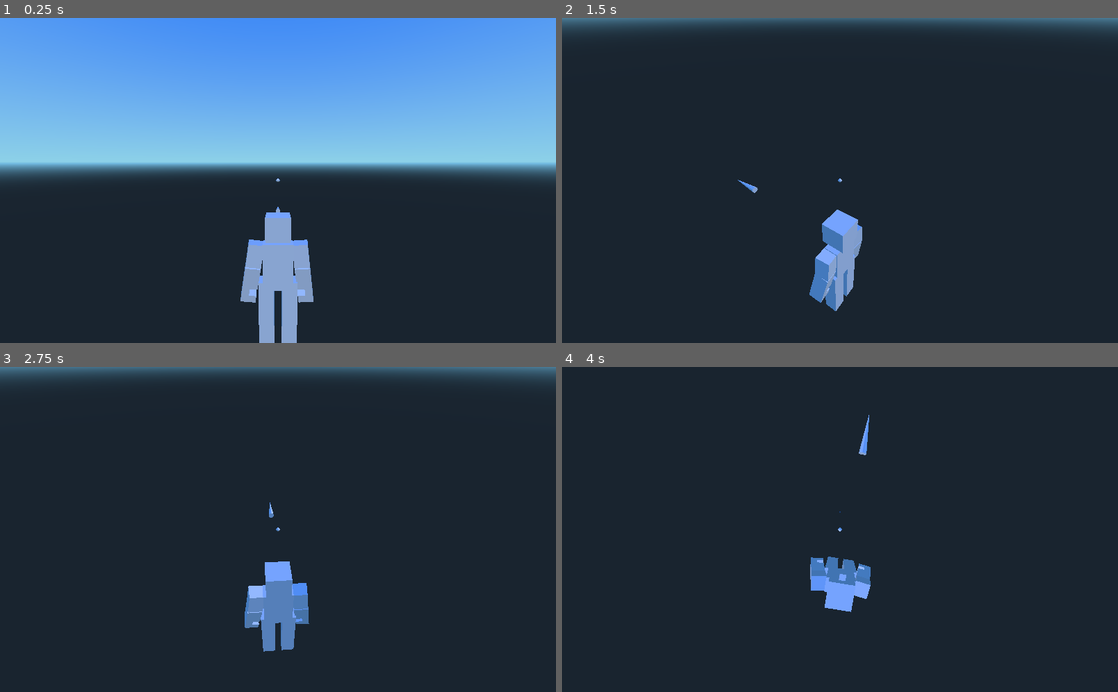
Above: before the commit, frames 1-4 (two rows, left to right).
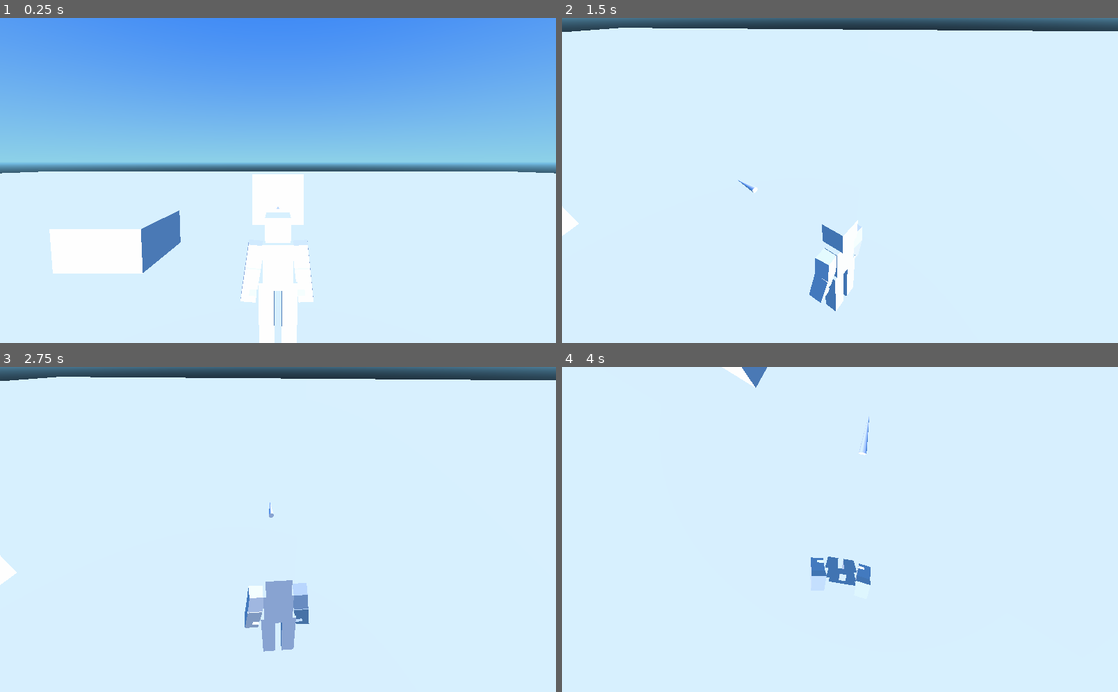
Above: after the commit, the same moments.

Repository: romlok/godot-tools
Game: Godot game, scene res://models/boxguy/demo.tscn
Same seed, same stepped clock (60 frames per second), same inputs: the game is played once before the commit and once after it. The project has no main scene, so this scene is started directly.
Inputs (mouse positions are in pixels of both pictures, inside the frame that each line leads up to):
- Up to frame 1 (0.25 s): no input
- Up to frame 2 (1.5 s): tap Enter at 0.5 s; move the mouse to (962, 164) at 0.52 s; press the mouse at (962, 164) at 0.53 s; hold D (pan_right) 0.53-1.28 s; tap Space at 1.25 s; move the mouse to (812, 180) at 1.27 s; release the mouse at (812, 180) at 1.28 s; hold W (pan_forward) from 1.28 s (still down); right-click (812, 180) at 1.35 s
- Up to frame 3 (2.75 s): move the mouse to (333, 458) at 2.02 s; release W (pan_forward) at 2.03 s; press the mouse at (333, 458) at 2.03 s; hold D (pan_right) from 2.03 s (still down)
- Up to frame 4 (4 s): move the mouse to (834, 536) at 2.77 s; release D (pan_right) at 2.78 s; release the mouse at (834, 536) at 2.78 s; hold W (pan_forward) 2.78-3.53 s; right-click (834, 536) at 2.85 s; move the mouse to (1006, 578) at 3.52 s; press the mouse at (1006, 578) at 3.53 s; hold A (pan_left) from 3.53 s (still down)

The runs differ from the first frame. In frame 1, 53% of the frame differs, in the area x 0-100%, y 47-100%; in frame 2, 96%; in frame 3, 96%; in frame 4, 99%, in the area x 0-100%, y 0-100%.
Error in both runs: Invalid call. Nonexistent function 'set_bone_global_pose' in base 'Skeleton'. (res://addons/followother/LookAtOther.gd:109)

Commit message:
Add some terrain to Boxguy demo scene

Diff:
--- a/models/boxguy/demo.tscn
+++ b/models/boxguy/demo.tscn
@@ -32,9 +32,32 @@
 rings = 32
 is_hemisphere = false
 
+[sub_resource type="PlaneShape" id=4]
+
+plane = Plane( 0, 1, 0, 0 )
+
+[sub_resource type="PlaneMesh" id=5]
+
+custom_aabb = AABB( 0, 0, 0, 0, 0, 0 )
+size = Vector2( 128, 128 )
+subdivide_width = 0
+subdivide_depth = 0
+
+[sub_resource type="BoxShape" id=6]
+
+extents = Vector3( 1, 1, 1 )
+
+[sub_resource type="CubeMesh" id=7]
+
+custom_aabb = AABB( 0, 0, 0, 0, 0, 0 )
+size = Vector3( 2, 2, 2 )
+subdivide_width = 0
+subdivide_height = 0
+subdivide_depth = 0
+
 [node name="DemoScene" type="Spatial" index="0"]
 
-[node name="KinematicBody" type="KinematicBody" parent="." index="0"]
+[node name="Player" type="KinematicBody" parent="." index="0"]
 
 transform = Transform( -1, 0, 0, 0, 1, 0, 0, 0, -1, 0, 0, 0 )
 input_ray_pickable = true
@@ -49,7 +72,7 @@
 axis_lock_angular_z = false
 collision/safe_margin = 0.001
 
-[node name="LookAtFocalPoint" type="Node" parent="KinematicBody" index="0"]
+[node name="LookAtFocalPoint" type="Node" parent="Player" index="0"]
 
 script = ExtResource( 1 )
 __meta__ = {
@@ -65,23 +88,23 @@
 negative_z = true
 exorcist = true
 
-[node name="CollisionShape" type="CollisionShape" parent="KinematicBody" index="1"]
+[node name="CollisionShape" type="CollisionShape" parent="Player" index="1"]
 
 transform = Transform( 1, 0, 0, 0, -1.62921e-07, -1, 0, 1, -1.62921e-07, 0, 0.9, 0 )
-shape = SubResource( 3 )
+shape = SubResource( 1 )
 disabled = false
 _sections_unfolded = [ "Transform" ]
 
-[node name="Boxguy" parent="KinematicBody" index="2" instance=ExtResource( 3 )]
+[node name="Boxguy" parent="Player" index="2" instance=ExtResource( 3 )]
 
 transform = Transform( -1, 0, -3.25841e-07, 0, 1, 0, 3.25841e-07, 0, -1, 0, 0, 0 )
 _sections_unfolded = [ "Transform" ]
 
-[node name="Skeleton" parent="KinematicBody/Boxguy/Armature" index="0"]
+[node name="Skeleton" parent="Player/Boxguy/Armature" index="0"]
 
 _sections_unfolded = [ "bones", "bones/7" ]
 
-[node name="LookAtHeadTarget" type="Node" parent="KinematicBody/Boxguy/Armature/Skeleton" index="12"]
+[node name="LookAtHeadTarget" type="Node" parent="Player/Boxguy/Armature/Skeleton" index="12"]
 
 script = ExtResource( 1 )
 __meta__ = {
@@ -97,7 +120,7 @@
 negative_z = true
 exorcist = false
 
-[node name="AnimationTreePlayer" parent="KinematicBody/Boxguy" index="2"]
+[node name="AnimationTreePlayer" parent="Player/Boxguy" index="2"]
 
 data = {
 "active": true,
@@ -203,105 +226,19 @@
 } ]
 }
 
-[node name="HeadFulcrum" type="Spatial" parent="KinematicBody/Boxguy" index="3"]
-
-transform = Transform( 1.00003, 0, -3.25851e-07, 0, 1, 0, 3.25851e-07, 0, 1.00003, 0, 1.44792, 0 )
-_sections_unfolded = [ "Transform" ]
-
-[node name="HeadTarget" type="Spatial" parent="KinematicBody/Boxguy/HeadFulcrum" index="0"]
+[node name="HeadFulcrum" type="Spatial" parent="Player/Boxguy" index="3"]
+
+transform = Transform( 1.00003, 0, -3.25851e-07, 0, 1, 0, 3.25851e-07, 0, 1.00003, 0, 1.45, 0 )
+_sections_unfolded = [ "Transform" ]
+
+[node name="HeadTarget" type="Spatial" parent="Player/Boxguy/HeadFulcrum" index="0"]
 
 transform = Transform( 1, 0, 0, 0, 1, 0, 0, 0, 1, 0, 0, 2 )
 _sections_unfolded = [ "Transform" ]
 
-[node name="MeshInstance" type="MeshInstance" parent="KinematicBody/Boxguy/HeadFulcrum/HeadTarget" index="0"]
+[node name="MeshInstance" type="MeshInstance" parent="Player/Boxguy/HeadFulcrum/HeadTarget" index="0"]
 
 transform = Transform( 1, 0, 0, 0, -1.62921e-07, -1, 0, 1, -1.62921e-07, 0, 0, 0 )
-layers = 1
-material_override = null
-cast_shadow = 1
-extra_cull_margin = 0.0
-use_in_baked_light = false
-lod_min_distance = 0.0
-lod_min_hysteresis = 0.0
-lod_max_distance = 0.0
-lod_max_hysteresis = 0.0
-mesh = SubResource( 1 )
-skeleton = NodePath("..")
-material/0 = null
-_sections_unfolded = [ "Transform" ]
-
-[node name="FollowViewFulcrum" type="Node" parent="KinematicBody/Boxguy/HeadFulcrum" index="1"]
-
-script = ExtResource( 4 )
-__meta__ = {
-"_editor_icon": ExtResource( 2 )
-}
-enabled = true
-physics_sync = false
-parent_bone = ""
-target_path = NodePath("../../../../ViewFulcrum")
-target_bone = ""
-interpolate_speed = 0.0
-follow_x = true
-follow_y = true
-follow_z = true
-follow_rotation = true
-
-[node name="ConstrainRotation" type="Node" parent="KinematicBody/Boxguy/HeadFulcrum" index="2"]
-
-script = ExtResource( 5 )
-__meta__ = {
-"_editor_icon": ExtResource( 6 )
-}
-enabled = true
-physics_sync = false
-parent_bone = ""
-max_pitch_degrees = 80.0
-max_yaw_degrees = 110.0
-negative_z = false
-
-[node name="ViewFulcrum" type="Spatial" parent="." index="1"]
-
-transform = Transform( 1.00003, 0, 0, 0, 1, 0, 0, 0, 1.00003, 0, 1.44792, 0 )
-_sections_unfolded = [ "Transform" ]
-
-[node name="FollowBoxguyHead" type="Node" parent="ViewFulcrum" index="0"]
-
-script = ExtResource( 4 )
-__meta__ = {
-"_editor_icon": ExtResource( 2 )
-}
-enabled = true
-physics_sync = false
-parent_bone = ""
-target_path = NodePath("../../KinematicBody/Boxguy/Armature/Skeleton")
-target_bone = "Head"
-interpolate_speed = 0
-follow_x = true
-follow_y = true
-follow_z = true
-follow_rotation = false
-
-[node name="MouselookController" type="Node" parent="ViewFulcrum" index="1"]
-
-script = ExtResource( 7 )
-__meta__ = {
-"_editor_icon": ExtResource( 8 )
-}
-enabled = true
-mouselook = false
-mouselook_scale = Vector2( 1, -1 )
-mouselook_hold_timeout = 0.3
-min_pitch = -89.9
-max_pitch = 85.0
-
-[node name="FocalPoint" type="Spatial" parent="ViewFulcrum" index="2"]
-
-transform = Transform( 1, 0, 3.18323e-12, 0, 1, 0, -3.18323e-12, 0, 1, 0, 0, 10 )
-_sections_unfolded = [ "Transform" ]
-
-[node name="MeshInstance" type="MeshInstance" parent="ViewFulcrum/FocalPoint" index="0"]
-
 layers = 1
 material_override = null
 cast_shadow = 1
@@ -314,6 +251,92 @@
 mesh = SubResource( 2 )
 skeleton = NodePath("..")
 material/0 = null
+_sections_unfolded = [ "Transform" ]
+
+[node name="FollowViewFulcrum" type="Node" parent="Player/Boxguy/HeadFulcrum" index="1"]
+
+script = ExtResource( 4 )
+__meta__ = {
+"_editor_icon": ExtResource( 2 )
+}
+enabled = true
+physics_sync = false
+parent_bone = ""
+target_path = NodePath("../../../../ViewFulcrum")
+target_bone = ""
+interpolate_speed = 0.0
+follow_x = true
+follow_y = true
+follow_z = true
+follow_rotation = true
+
+[node name="ConstrainRotation" type="Node" parent="Player/Boxguy/HeadFulcrum" index="2"]
+
+script = ExtResource( 5 )
+__meta__ = {
+"_editor_icon": ExtResource( 6 )
+}
+enabled = true
+physics_sync = false
+parent_bone = ""
+max_pitch_degrees = 80.0
+max_yaw_degrees = 110.0
+negative_z = false
+
+[node name="ViewFulcrum" type="Spatial" parent="." index="1"]
+
+transform = Transform( 1.00003, 0, 0, 0, 1, 0, 0, 0, 1.00003, 0, 1.45, 0 )
+_sections_unfolded = [ "Transform" ]
+
+[node name="FollowBoxguyHead" type="Node" parent="ViewFulcrum" index="0"]
+
+script = ExtResource( 4 )
+__meta__ = {
+"_editor_icon": ExtResource( 2 )
+}
+enabled = true
+physics_sync = false
+parent_bone = ""
+target_path = NodePath("../../KinematicBody/Boxguy/Armature/Skeleton")
+target_bone = "Head"
+interpolate_speed = 0
+follow_x = true
+follow_y = true
+follow_z = true
+follow_rotation = false
+
+[node name="MouselookController" type="Node" parent="ViewFulcrum" index="1"]
+
+script = ExtResource( 7 )
+__meta__ = {
+"_editor_icon": ExtResource( 8 )
+}
+enabled = true
+mouselook = false
+mouselook_scale = Vector2( 1, -1 )
+mouselook_hold_timeout = 0.3
+min_pitch = -89.9
+max_pitch = 85.0
+
+[node name="FocalPoint" type="Spatial" parent="ViewFulcrum" index="2"]
+
+transform = Transform( 1, 0, 3.18323e-12, 0, 1, 0, -3.18323e-12, 0, 1, 0, 0, 10 )
+_sections_unfolded = [ "Transform" ]
+
+[node name="MeshInstance" type="MeshInstance" parent="ViewFulcrum/FocalPoint" index="0"]
+
+layers = 1
+material_override = null
+cast_shadow = 1
+extra_cull_margin = 0.0
+use_in_baked_light = false
+lod_min_distance = 0.0
+lod_min_hysteresis = 0.0
+lod_max_distance = 0.0
+lod_max_hysteresis = 0.0
+mesh = SubResource( 3 )
+skeleton = NodePath("..")
+material/0 = null
 
 [node name="Eyes" type="Spatial" parent="ViewFulcrum" index="3"]
 
@@ -322,7 +345,7 @@
 
 [node name="ThirdPersonFulcrum" type="Spatial" parent="ViewFulcrum" index="4"]
 
-transform = Transform( -0.99997, -2.47176e-08, 3.20794e-07, 0, 0.997045, 0.0768238, -3.21744e-07, 0.0768215, -0.997014, 3.21469e-06, 0.769856, 0.00885118 )
+transform = Transform( -0.99997, -2.47176e-08, 3.20793e-07, 0, 0.997045, 0.0768238, -3.21744e-07, 0.0768215, -0.997014, 3.21469e-06, 0.769856, 0.00885118 )
 _sections_unfolded = [ "Transform" ]
 
 [node name="ThirdPerson" type="Spatial" parent="ViewFulcrum/ThirdPersonFulcrum" index="0"]
@@ -348,7 +371,7 @@
 
 [node name="Camera" type="Camera" parent="." index="2"]
 
-transform = Transform( -1, -2.47184e-08, 3.20803e-07, 0, 0.997045, 0.0768238, -3.21754e-07, 0.0768238, -0.997044, 4.1772e-06, 2.44824, -2.98228 )
+transform = Transform( -1, -2.47183e-08, 3.20803e-07, 0, 0.997045, 0.0768238, -3.21754e-07, 0.0768238, -0.997044, 4.1772e-06, 2.45033, -2.98228 )
 keep_aspect = 1
 cull_mask = 1048575
 environment = null
@@ -380,5 +403,130 @@
 follow_z = true
 follow_rotation = true
 
-
-[editable path="KinematicBody/Boxguy"]
+[node name="Terrain" type="Spatial" parent="." index="3"]
+
+[node name="Ground" type="StaticBody" parent="Terrain" index="0"]
+
+input_ray_pickable = true
+input_capture_on_drag = false
+collision_layer = 1
+collision_mask = 1
+friction = 1.0
+bounce = 0.0
+constant_linear_velocity = Vector3( 0, 0, 0 )
+constant_angular_velocity = Vector3( 0, 0, 0 )
+
+[node name="CollisionShape" type="CollisionShape" parent="Terrain/Ground" index="0"]
+
+shape = SubResource( 4 )
+disabled = false
+
+[node name="MeshInstance" type="MeshInstance" parent="Terrain/Ground" index="1"]
+
+layers = 1
+material_override = null
+cast_shadow = 1
+extra_cull_margin = 0.0
+use_in_baked_light = false
+lod_min_distance = 0.0
+lod_min_hysteresis = 0.0
+lod_max_distance = 0.0
+lod_max_hysteresis = 0.0
+mesh = SubResource( 5 )
+skeleton = NodePath("..")
+material/0 = null
+
+[node name="StaticBody" type="StaticBody" parent="Terrain" index="1"]
+
+transform = Transform( 1, 0, 0, 0, 1, 0, 0, 0, 1, 0, 1, 7 )
+input_ray_pickable = true
+input_capture_on_drag = false
+collision_layer = 1
+collision_mask = 1
+friction = 1.0
+bounce = 0.0
+constant_linear_velocity = Vector3( 0, 0, 0 )
+constant_angular_velocity = Vector3( 0, 0, 0 )
+
+[node name="CollisionShape" type="CollisionShape" parent="Terrain/StaticBody" index="0"]
+
+shape = SubResource( 6 )
+disabled = false
+
+[node name="MeshInstance" type="MeshInstance" parent="Terrain/StaticBody" index="1"]
+
+layers = 1
+material_override = null
+cast_shadow = 1
+extra_cull_margin = 0.0
+use_in_baked_light = false
+lod_min_distance = 0.0
+lod_min_hysteresis = 0.0
+lod_max_distance = 0.0
+lod_max_hysteresis = 0.0
+mesh = SubResource( 7 )
+skeleton = NodePath("..")
+material/0 = null
+
+[node name="StaticBody2" type="StaticBody" parent="Terrain" index="2"]
+
+transform = Transform( 1, 0, 0, 0, 1, 0, 0, 0, 1, 4, 0, 3 )
+input_ray_pickable = true
+input_capture_on_drag = false
+collision_layer = 1
+collision_mask = 1
+friction = 1.0
+bounce = 0.0
+constant_linear_velocity = Vector3( 0, 0, 0 )
+constant_angular_velocity = Vector3( 0, 0, 0 )
+
+[node name="CollisionShape" type="CollisionShape" parent="Terrain/StaticBody2" index="0"]
+
+shape = SubResource( 6 )
+disabled = false
+
+[node name="MeshInstance" type="MeshInstance" parent="Terrain/StaticBody2" index="1"]
+
+layers = 1
+material_override = null
+cast_shadow = 1
+extra_cull_margin = 0.0
+use_in_baked_light = false
+lod_min_distance = 0.0
+lod_min_hysteresis = 0.0
+lod_max_distance = 0.0
+lod_max_hysteresis = 0.0
+mesh = SubResource( 7 )
+skeleton = NodePath("..")
+material/0 = null
+
+[node name="DirectionalLight" type="DirectionalLight" parent="Terrain" index="3"]
+
+transform = Transform( -1, 0, -3.25841e-07, -1.62921e-07, 0.866025, 0.5, 2.82187e-07, 0.5, -0.866025, 0, 0, 0 )
+layers = 1
+light_color = Color( 1, 1, 1, 1 )
+light_energy = 1.0
+light_indirect_energy = 1.0
+light_negative = false
+light_specular = 0.5
+light_bake_mode = 1
+light_cull_mask = -1
+shadow_enabled = false
+shadow_color = Color( 0, 0, 0, 1 )
+shadow_bias = 0.1
+shadow_contact = 0.0
+shadow_reverse_cull_face = false
+editor_only = false
+directional_shadow_mode = 2
+directional_shadow_split_1 = 0.1
+directional_shadow_split_2 = 0.2
+directional_shadow_split_3 = 0.5
+directional_shadow_blend_splits = false
+directional_shadow_normal_bias = 0.8
+directional_shadow_bias_split_scale = 0.25
+directional_shadow_depth_range = 0
+directional_shadow_max_distance = 200.0
+_sections_unfolded = [ "Transform" ]
+
+
+[editable path="Player/Boxguy"]
Not shown: 3 places in models/boxguy/demo.tscn that only renumber resources
